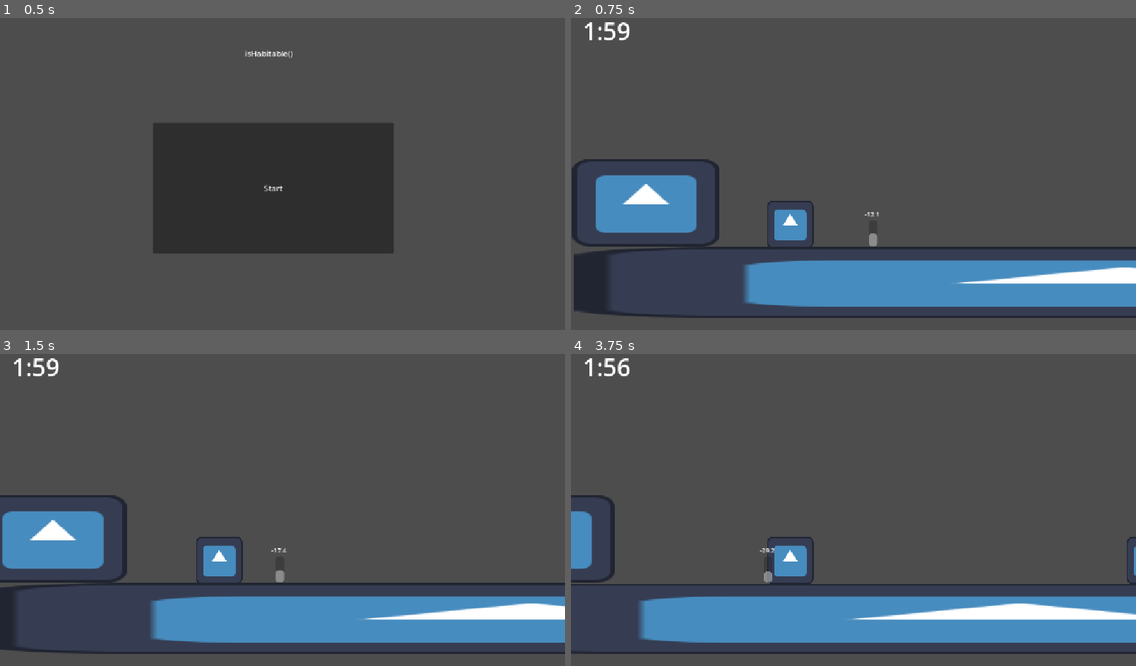
Above: before the commit, frames 1-4 (two rows, left to right).
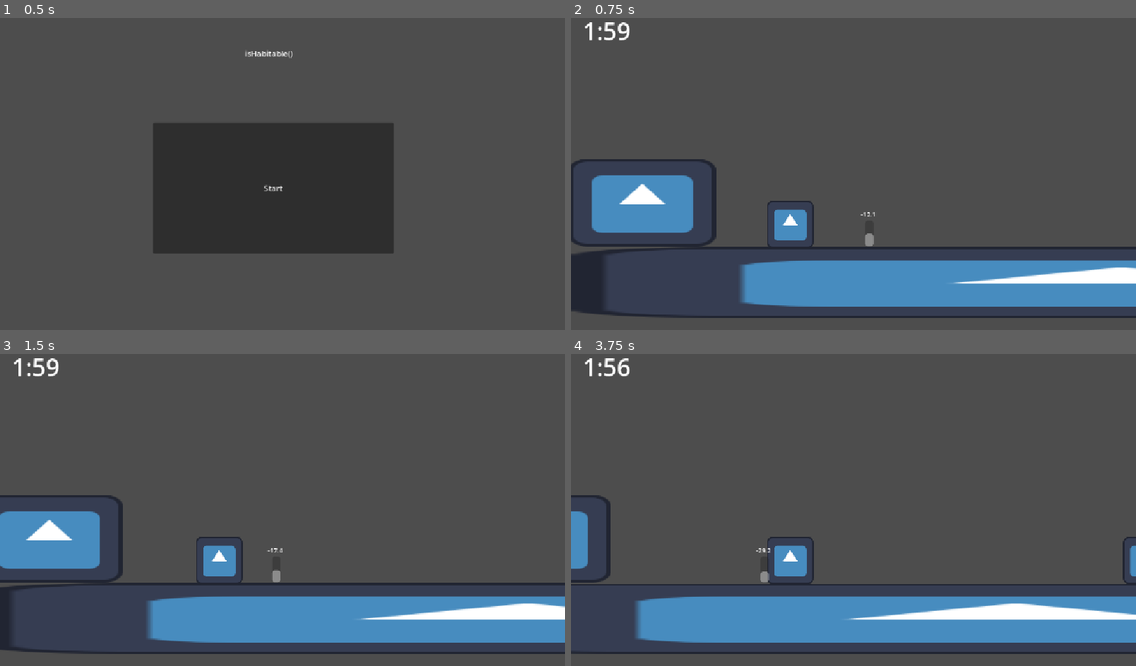
Above: after the commit, the same moments.

Repository: Ollieblock1/WHACK2026
Game: Godot game, scene res://game.tscn
Same seed, same stepped clock (60 frames per second), same inputs: the game is played once before the commit and once after it. The engine's default icon, where the game draws it, is replaced by a stand-in: a white triangle on a blue panel in a dark square.
Inputs:
- Up to frame 1 (0.5 s): no input
- Up to frame 2 (0.75 s): click "Start" at 0.5 s
- Up to frame 3 (1.5 s): tap Enter at 1.25 s; hold Right (moveRight) from 1.28 s (still down)
- Up to frame 4 (3.75 s): tap Space (moveJump) at 1.52, 2.27 s; release Right (moveRight) at 2.78 s; hold A (moveLeft) 2.78-3.53 s; hold Right (moveRight) from 3.53 s (still down)

Frame 1 is identical in both runs. In frame 2, 1.4% of the frame differs, in the area x 0-100%, y 45-94%; in frame 3, 1.1%; in frame 4, 1.1%.

Commit message:
basic progen implementation, waiting on final version of menu

Diff:
--- a/scenes/level/level.tscn
+++ b/scenes/level/level.tscn
@@ -6,6 +6,12 @@
 
 [sub_resource type="RectangleShape2D" id="RectangleShape2D_hq1vv"]
 size = Vector2(2986, 192)
+
+[sub_resource type="Curve2D" id="Curve2D_i166f"]
+_data = {
+"points": PackedVector2Array(0, 0, 0, 0, 2350, 21, 0, 0, 0, 0, 30, 14)
+}
+point_count = 2
 
 [node name="Level" type="Node2D" unique_id=1287492299]
 script = ExtResource("1_i166f")
@@ -24,4 +30,21 @@
 [node name="Ship2" parent="." unique_id=1740454847 instance=ExtResource("2_nbgty")]
 position = Vector2(-386, 9)
 
+[node name="Path2D" type="Path2D" parent="." unique_id=122375168]
+position = Vector2(0, 36)
+curve = SubResource("Curve2D_i166f")
+
+[node name="PathFollow2D" type="PathFollow2D" parent="Path2D" unique_id=1934735149]
+position = Vector2(2350, 21)
+rotation = -3.1385753
+
+[node name="screen" type="Marker2D" parent="." unique_id=1130310366]
+position = Vector2(-568, -317)
+
+[node name="UI" type="Node2D" parent="." unique_id=2120604933]
+
+[node name="aliens" type="Node2D" parent="." unique_id=433730232]
+
+[connection signal="body_entered" from="Ship2" to="." method="_on_ship_2_body_entered"]
+[connection signal="body_exited" from="Ship2" to="." method="_on_ship_2_body_exited"]
 [connection signal="levelOver" from="Ship2" to="." method="_on_ship_2_level_over"]
--- a/scenes/managers/game_manager.tscn
+++ b/scenes/managers/game_manager.tscn
@@ -7,21 +7,20 @@
 [ext_resource type="PackedScene" uid="uid://djp0nv4ddbxsf" path="res://scenes/experiments/thermometer.tscn" id="5_3yu1d"]
 [ext_resource type="PackedScene" uid="uid://cb45aiv40rjpf" path="res://alienEntity/hostile_alien.tscn" id="6_c2g8d"]
 
-[sub_resource type="RectangleShape2D" id="RectangleShape2D_3bixf"]
-size = Vector2(222, 138)
-
 [node name="gameManager" type="Node2D" unique_id=493323348]
 script = ExtResource("1_i04cf")
 
+[node name="Level" parent="." unique_id=1287492299 instance=ExtResource("4_3yu1d")]
+
 [node name="Player" parent="." unique_id=873710702 instance=ExtResource("2_6t86j")]
-position = Vector2(0, 62)
+position = Vector2(10, 62)
 
 [node name="Camera" parent="Player" unique_id=1382850481 instance=ExtResource("2_r76ct")]
 position = Vector2(172, -145)
 scale = Vector2(1.3, 1.3)
 zoom = Vector2(0.75, 0.75)
-
-[node name="Level" parent="." unique_id=1287492299 instance=ExtResource("4_3yu1d")]
+limit_left = -589
+limit_right = 2410
 
 [node name="Thermometer" parent="." unique_id=1697934362 instance=ExtResource("5_3yu1d")]
 position = Vector2(224.00003, 80)
@@ -30,15 +29,7 @@
 [node name="baseAlien" parent="." unique_id=1926721184 instance=ExtResource("6_c2g8d")]
 position = Vector2(1029, 69)
 
-[node name="showInfo" type="Area2D" parent="." unique_id=1372773941]
-
-[node name="CollisionShape2D" type="CollisionShape2D" parent="showInfo" unique_id=1492723572]
-position = Vector2(-265, 131)
-shape = SubResource("RectangleShape2D_3bixf")
-
+[connection signal="displayMenu" from="Level" to="." method="_on_level_display_menu"]
 [connection signal="hideInfo" from="Player" to="Player/Camera" method="_on_player_hide_info"]
 [connection signal="showInfo" from="Player" to="Player/Camera" method="_on_player_show_info"]
 [connection signal="oxygenLost" from="Player/Camera" to="." method="_on_camera_oxygen_lost"]
-[connection signal="levelOver" from="Level" to="." method="_on_level_level_over"]
-[connection signal="body_entered" from="showInfo" to="Player" method="_on_show_info_body_entered"]
-[connection signal="body_exited" from="showInfo" to="Player" method="_on_show_info_body_exited"]
--- /dev/null
+++ b/scripts/UI/info_screen.gd
@@ -0,0 +1,5 @@
+extends Control
+
+func setText(object):
+	$Temperature.text = "Temperature: around " + object.lower_temp + 10
+	$Aliens.text =  "Aliens: " + ("yes - Docile" if object.aliens == true else "no")
--- a/scripts/level/level.gd
+++ b/scripts/level/level.gd
@@ -1,6 +1,47 @@
 extends Node2D
 
+signal displayMenu
+var friendlyPassive = preload("res://alienEntity/base_alien.tscn")
+var friendlyActive = preload("res://alienEntity/chargingAlien.tscn")
+var Hostile = preload("res://alienEntity/hostile_alien.tscn")
+var infoScreen = preload("res://scenes/infoScreen.tscn")
+var rng = RandomNumberGenerator.new()
+var colonyPreferences
 signal levelOver
 
-func _on_ship_2_level_over() -> void:
-	levelOver.emit()
+
+func setColonyPreferences(colonyObject):
+	colonyPreferences = colonyObject
+
+
+
+func buildLevel(levelObject):
+	var instance
+	if levelObject.aliens:
+		if levelObject.aliens_friendly:
+			if rng.randi() == 0:
+				instance = friendlyActive.instantiate()
+			else:
+				instance = friendlyPassive.instantiate()
+		else:
+			instance = Hostile.instantiate()
+
+		$Path2D/PathFollow2D.progress_ratio = rng.randf_range(0,1)
+		instance.global_position = $Path2D/PathFollow2D.global_position
+		$aliens.add_child(instance)
+
+	print(levelObject.aliens)
+
+
+func _on_ship_2_body_exited(body: Node2D) -> void:
+	for i in $UI.get_children():
+		i.queue_free()
+
+
+func _on_ship_2_body_entered(body: Node2D) -> void:
+	if body.is_in_group("player"):
+		var instance = infoScreen.instantiate()
+		instance.global_position = $screen.global_position
+		#once implemented
+		#instance.setText(colonyPreferences)
+		$UI.add_child(instance)
--- a/scripts/managers/game_manager.gd
+++ b/scripts/managers/game_manager.gd
@@ -1,8 +1,9 @@
 extends Node2D
 
 
-var colonyExpectations
-var planetValues
+var procgenEngine
+var procgenResults
+var infoScreen = preload("res://scenes/infoScreen.tscn")
 
 
 '''
@@ -19,6 +20,14 @@
 # Called when the node enters the scene tree for the first time.
 func _ready() -> void:
 	$Thermometer.setTemp(-50)
+	procgenEngine = preload("res://scripts/procedural_generation.gd").new()
+
+	var procgenResults = procgenEngine.generate_planet()
+	print(procgenResults)
+	$Level.buildLevel(procgenResults[0])
+	$Level.setColonyPreferences(procgenResults[1])
+
+
 
 
 # Called every frame. 'delta' is the elapsed time since the previous frame.
--- /dev/null
+++ b/scripts/procedural_generation.gd
@@ -0,0 +1,53 @@
+extends Node
+
+
+class generate:
+	var random = RandomNumberGenerator.new()
+
+	func rand_bool():
+		'''80% chance of outputting true'''
+		var x = random.randi_range(0,9)
+		return false if x==0 else true
+
+class planetAttributes extends generate:
+	'''generates the planets qualities'''
+	var aliens = rand_bool() #are there aliens
+	var aliens_friendly = rand_bool()#are the aliens friendly
+	var air = rand_bool()#is the air breathable
+	var temp = generate_temp()#what is the temperature
+	var magnet = random.randi_range(0,3)#is there a magnetic field (0 = no, 1-3 = directions)
+
+	func generate_temp():
+		'''chooses a temperature between -100 and 100c, weighted
+		towards temperatures in the -10 to 40c range'''
+		if rand_bool():
+			return random.randf_range(-10,40)
+		else:
+			return random.randf_range(-100,100)
+
+class colonyExpectations extends generate:
+	'''generates the colonies expectations'''
+	var lower_temp = random.randi_range(-10,20)
+	var upper_temp = lower_temp + 20#expected temperature range
+	var aliens = rand_bool()#are they ok with (friendly) aliens
+
+func generate_planet():
+	'''checks whether planet is habitable according to the colonies preferences,
+	returns all data as a list'''
+	var this_planet = planetAttributes.new()
+	var colony_expectations = colonyExpectations.new()
+	var is_habitable
+
+	if (not this_planet.aliens or colony_expectations.aliens and this_planet.aliens_friendly)\
+	and this_planet.air\
+	and colony_expectations.lower_temp <= this_planet.temp\
+	and this_planet.temp <= colony_expectations.upper_temp\
+	and this_planet.magnet != 0:
+		is_habitable = true
+	else:
+		is_habitable = false
+	print(is_habitable)
+	return [this_planet, colony_expectations, is_habitable]
+
+func _ready() -> void:
+	generate_planet()
Not shown, added: scripts/UI/info_screen.gd.uid
Not shown, added: scripts/procedural_generation.gd.uid
